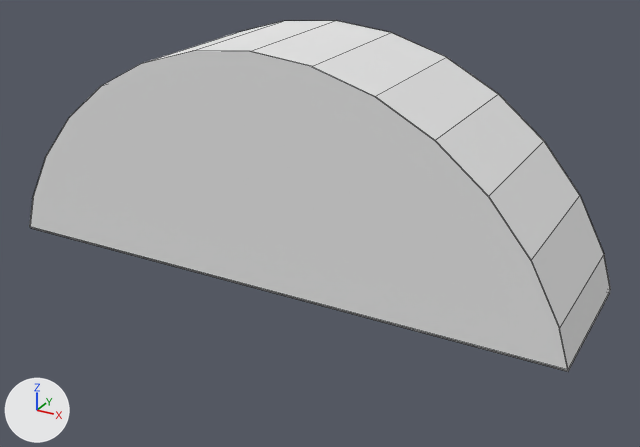
Renders of the Blender file Assets/Models/b8/b8p5.blend from each side of a commit.
Before and after are seen from a 50 mm lens placed at (1.34, -2.29, 0.99), pointed at (0.15, -0.13, -0.09). Lighting does not change. The marker at lower left points along +X, +Y and +Z. Mesh edges are drawn as thin lines.

In view in the first picture: 'b8p5', 'b8p5_b8p1_a1', 'b8p5_b8p1_a2'.
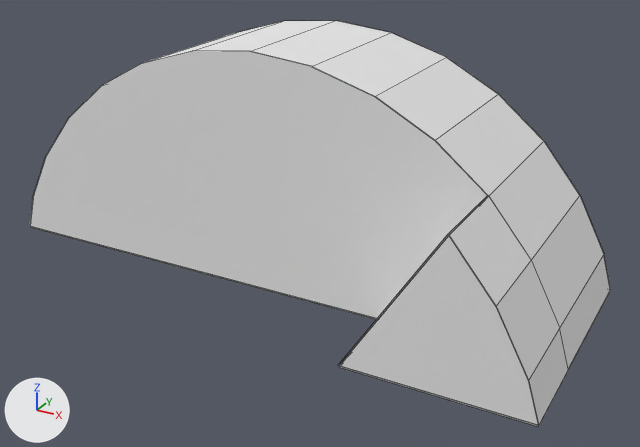
The newer file is also turned or shifted as a whole; pictures and numbers use the older file's frame.

Changed parts and their boxes [x1, y1, x2, y2] in the pictures (640 x 447 px):
'b8p5_b8p1_a2', reshaped (15% narrower, 16% shorter): before [29, 51, 568, 370]; after [30, 51, 488, 319]
'b8p5', reshaped (16% taller): before [144, 21, 610, 369]; after [144, 21, 610, 425]
'b8p5_b8p1_a4', added: after [339, 236, 538, 426]
'b8p5_b8p1_a1', reshaped (39% taller): before [32, 228, 610, 372]; after [31, 227, 610, 427]
'b8p5_b8p1_a3', added: after [340, 198, 485, 363]
part 3 of me_cylinder_003, built on: before [439, 145, 610, 369]; after [439, 145, 610, 425]

What changed in the scene script:
```text
Change me_cylinder_048:
    where me_cylinder_048.from_pydata(...)  # 15 vertices, 1 face; spans x -0.96..0.96, y 0.27..1.0, z 0.86
    used by ob_b8p5_b8p1_a2; location = (0.0, 1.475, -0.557); rotation_euler = (1.571, 0.0, 0.0), in degrees (90, 0, 0); scale = (1.0, 1.0, 2.0)
    verts and faces of me_cylinder_048; kept vertices keep their numbers, new ones are numbered from 15
    before: 0 (-0.92, 0.38, 0.86) at pixel (32, 198), 1 (-0.83, 0.56, 0.86) at pixel (45, 156), 2 (0.2, 0.98, 0.86) at pixel (311, 66), 3 (-0.96, 0.27, 0.86) at pixel (29, 226), 4 (-0.38, 0.92, 0.86) at pixel (142, 63)
    before: 5 (-0.71, 0.71, 0.86) at pixel (68, 117), 6 (-0.56, 0.83, 0.86) at pixel (100, 86), 7 (0.0, 1.0, 0.86) at pixel (249, 51), 8 (0.96, 0.27, 0.86) at pixel (567, 370), 9 (-0.2, 0.98, 0.86) at pixel (192, 50)
    before: 10 (0.38, 0.92, 0.86) at pixel (374, 96), 11 (0.71, 0.71, 0.86) at pixel (488, 196), 12 (0.83, 0.56, 0.86) at pixel (530, 260), 13 (0.56, 0.83, 0.86) at pixel (434, 140), 14 (0.92, 0.38, 0.86) at pixel (559, 329)
    me_cylinder_048 part 2
    add delete_vertices([8, 12, 14])  # with the faces that use them
    add verts[15] = (0.43, 0.27, 0.86)
    add faces += [(0, 3, 15, 11, 13, 10, 2, 7, 9, 4, 6, 5, 1)]
Change me_cylinder_047:
    where me_cylinder_047.from_pydata(...)  # 4 vertices, 1 face; spans x -0.96..0.96, y 0.26, z 0.61..0.86
    used by ob_b8p5_b8p1_a1; location = (0.0, 1.475, -0.557); rotation_euler = (1.571, 0.0, 0.0), in degrees (90, 0, 0); scale = (1.0, 1.0, 2.0)
    verts and faces of me_cylinder_047; kept vertices keep their numbers, new ones are numbered from 4
    before: 0 (-0.96, 0.26, 0.86) at pixel (30, 228), 1 (0.96, 0.26, 0.86) at pixel (568, 371), 2 (-0.96, 0.26, 0.61), 3 (0.96, 0.26, 0.61) at pixel (610, 292)
    me_cylinder_047 part 1
    add delete_vertices([1])  # with the faces that use them
    add verts[4] = (0.96, 0.26, 1.0)  # pixel (538, 427)
    add verts[5] = (0.43, 0.26, 1.0)  # pixel (339, 367)
    add verts[6] = (0.43, 0.26, 0.86)
    add faces += [(0, 2, 3, 4, 5, 6)]
Change me_cylinder_003:
    used by ob_b8p5; location = (0.0, 1.475, -0.557); rotation_euler = (1.571, 0.0, 0.0), in degrees (90, 0, 0); scale = (1.0, 1.0, 2.0)
    remove me_cylinder_003.from_pydata(...)  # 30 vertices, 17 faces; spans x -0.96..0.96, y 0.27..1.0, z 0.61..0.86
    add me_cylinder_003.from_pydata(...)  # 40 vertices, 22 faces; spans x -0.96..0.96, y 0.27..1.0, z 0.61..1.0
    me_cylinder_003 part 3
    6 faces are deleted
    10 vertices are added at x 0.43..0.96, y 0.27..0.71, z 0.86..1.0
    11 new faces join them
Add me_cylinder_053:
    me_cylinder_053.from_pydata([(0.703, 0.708, 1.0), (0.703, 0.708, 0.863), (0.423, 0.269, 1.0), (0.423, 0.269, 0.863)], [], [(1, 3, 2, 0)])
    me_cylinder_053.materials.append(mat_black)  # its picture is missing
Add me_cylinder_055:
    me_cylinder_055.from_pydata([(0.707, 0.708, 1.002), (0.831, 0.556, 1.002), (0.924, 0.383, 1.002), (0.958, 0.269, 1.001), (0.428, 0.269, 1.001)], [], [(0, 4, 3, 2, 1)])
    me_cylinder_055.materials.append(mat_black)  # its picture is missing
Add ob_b8p5_b8p1_a3:
    ob_b8p5_b8p1_a3 = bpy.data.objects.new('b8p5_b8p1_a3', me_cylinder_053)
    ob_b8p5_b8p1_a3.location = (0.0, 1.475, -0.557)
    ob_b8p5_b8p1_a3.rotation_euler = (1.571, 0.0, 0.0)  # degrees (90, 0, 0)
    ob_b8p5_b8p1_a3.scale = (1.0, 1.0, 2.0)
Add ob_b8p5_b8p1_a4:
    ob_b8p5_b8p1_a4 = bpy.data.objects.new('b8p5_b8p1_a4', me_cylinder_055)
    ob_b8p5_b8p1_a4.location = (0.0, 1.475, -0.557)
    ob_b8p5_b8p1_a4.rotation_euler = (1.571, 0.0, 0.0)  # degrees (90, 0, 0)
    ob_b8p5_b8p1_a4.scale = (1.0, 1.0, 2.0)
```
